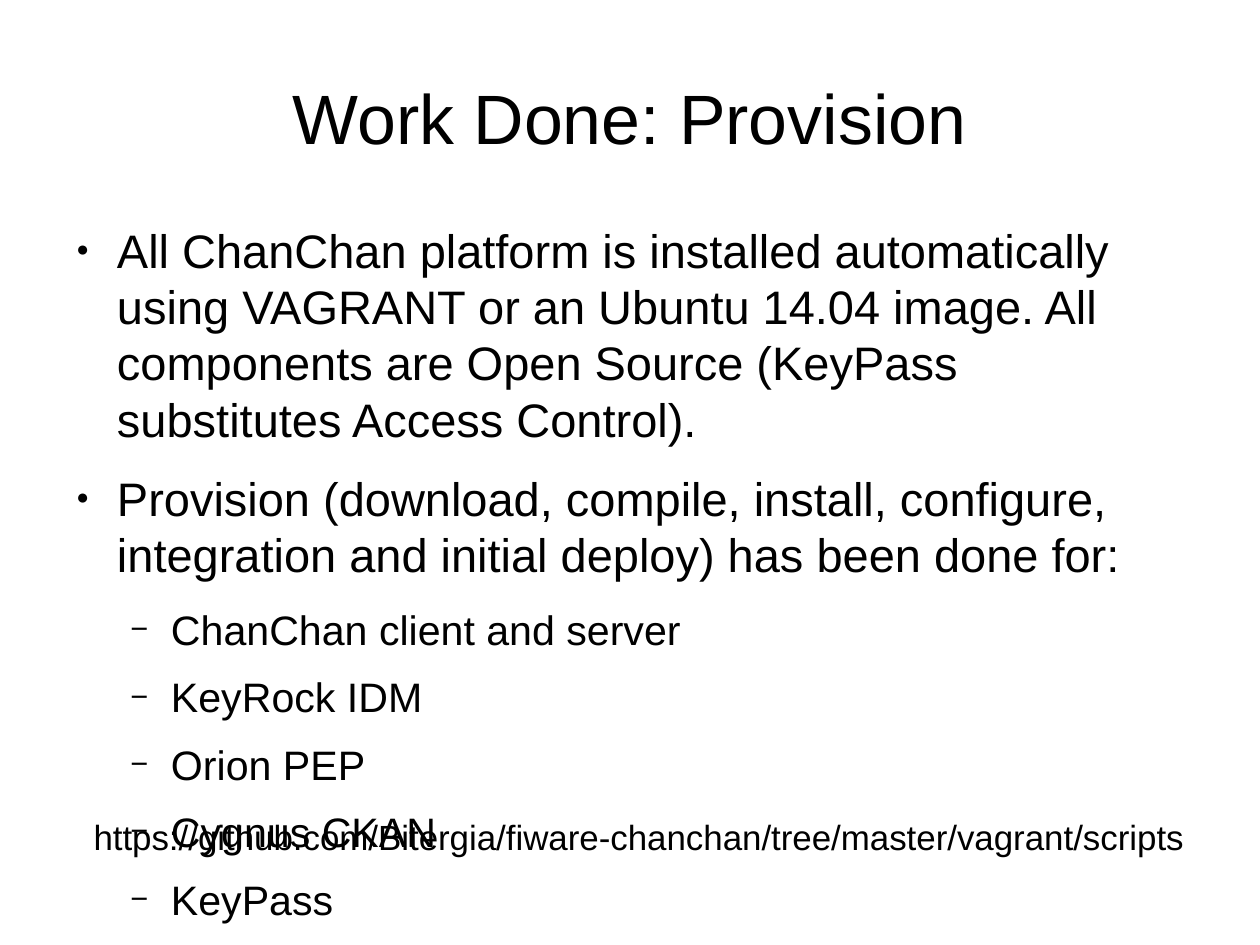
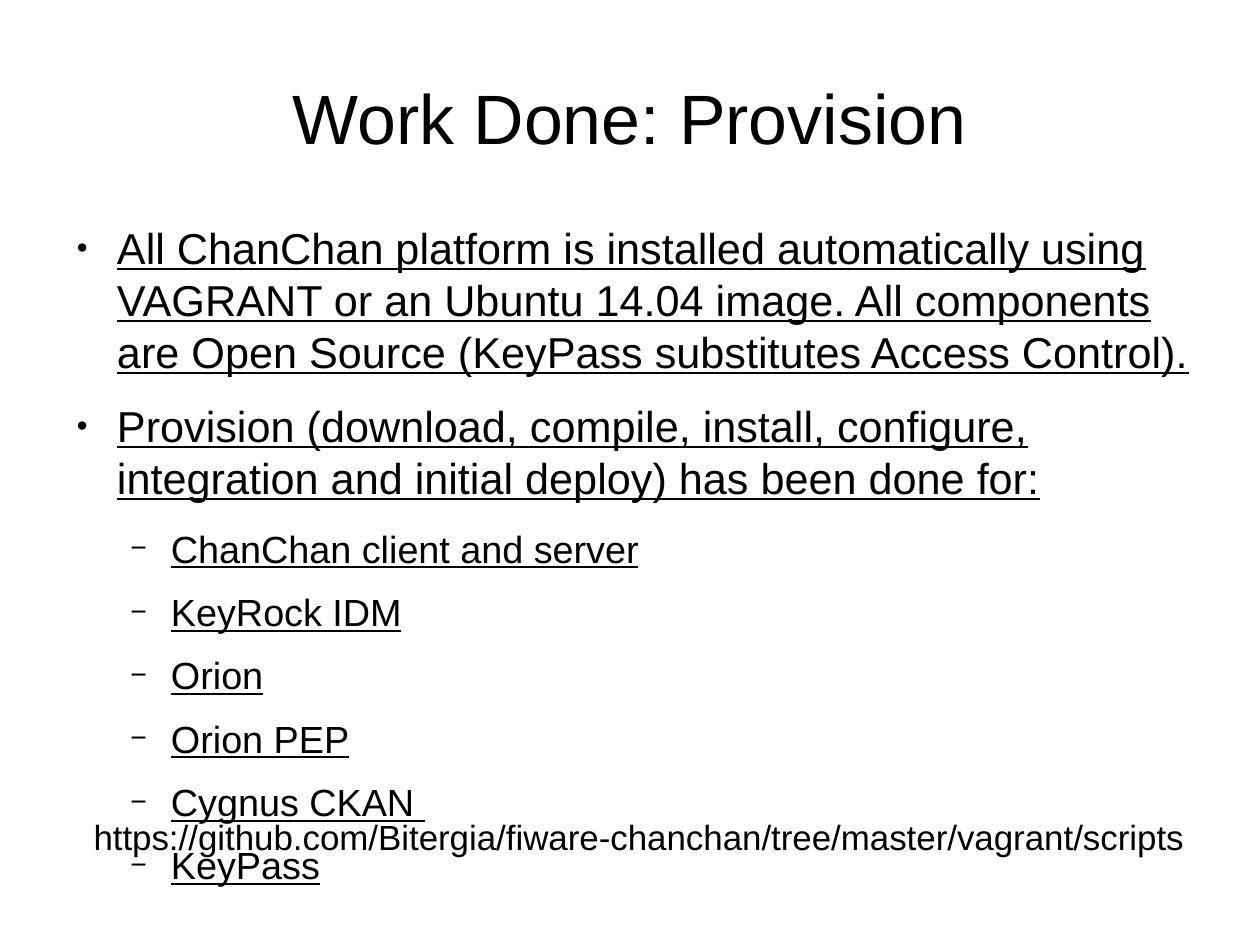
Before and after one commit to Bitergia/fiware-chanchan, a slide deck: slide 16 of doc/ChanChan.odp. Drawn at 1260x945 pixels with LibreOffice and Linux fonts; fonts in the diff are those of the drawing. Boxes give left, top, right and bottom in pixels: in the first picture for what was removed or moved away, otherwise in the second. Text is boxed around its words. In the diff, an @@ line names an element or a change of style, - is before the commit and + after.

Commit message:
Added Orion in the provision slide (16).

```diff
--- a/doc/ChanChan.odp
+++ b/doc/ChanChan.odp
@@ text at (x1=117, y1=232, x2=1188, y2=758): size 29.6 to 27.2 pt in "All ChanChan platform is installed automatically using ...", "Provision (download, compile, install, configure, integratio ..."; underline on; size 25.9 to 23.8 pt in "ChanChan client and server", "KeyRock IDM", "Orion PEP", "Cygnus CKAN" and 1 more places @@
@@ text at (x1=171, y1=661, x2=263, y2=695): paragraph added @@
+  − Orion
```
Also in this commit, not shown: 1 other file.
